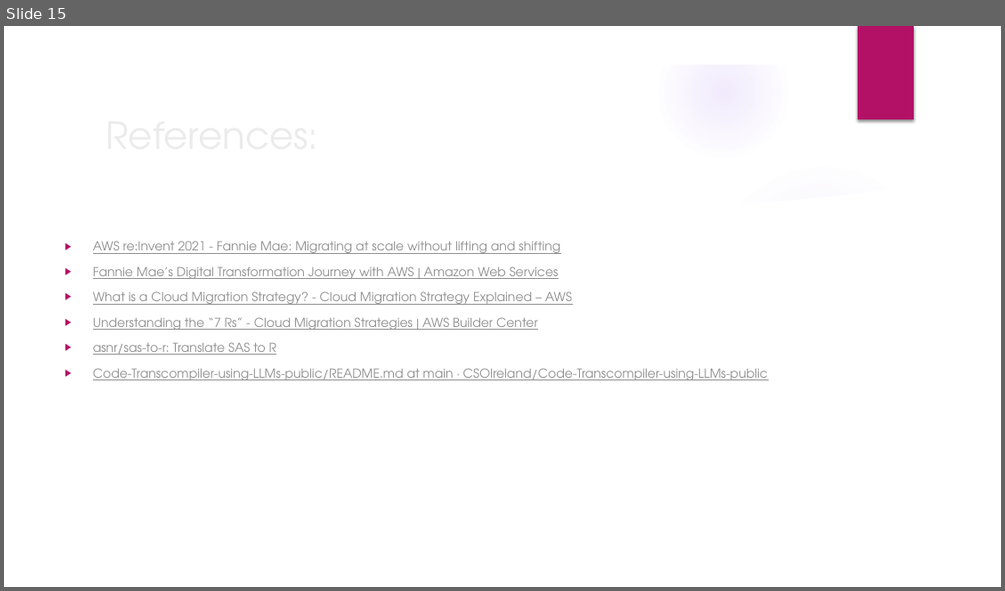
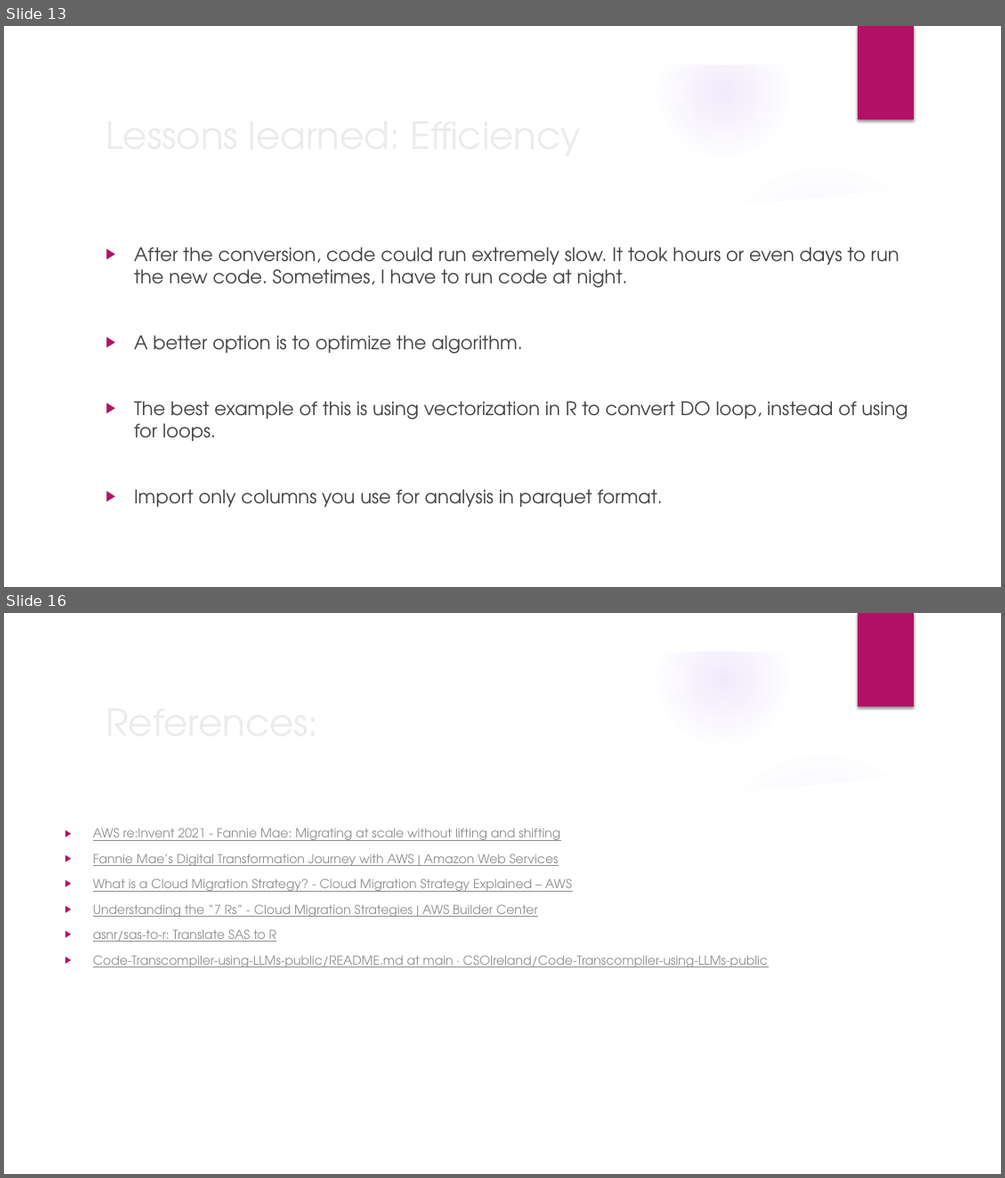
Before and after one commit to wx2123/WSDS-2026-OH, a slide deck: From On-Premises to Cloud.pptx. Shown one above the other, each under a label of ours: slide 15 before the commit, slides 13 and 16 after it; the slides between them are not shown. The pictures are 1005x591 and 1005x1178 pixels, drawn with LibreOffice and Linux fonts; fonts in the diff are those of the drawing; background and template pictures are left out. Boxes give left, top, right and bottom in pixels: in the first picture for what was removed or moved away, otherwise in the second. Text is boxed around its words. In the diff, an @@ line names an element or a change of style, - is before the commit and + after.

```diff
--- a/From On-Premises to Cloud.pptx
+++ b/From On-Premises to Cloud.pptx
@@ slide 13 added at bbox=[4, 26, 1001, 587], background picture (left out); not listed: 9 template elements that a slide beside it also shows @@
@@ title added at bbox=[98, 105, 815, 163], 36 pt, text #EBEBEB @@
+Lessons learned: Efficiency
@@ text added at bbox=[134, 247, 907, 507], 18 pt, text #404040 @@
+▶ After the conversion, code could run extremely slow. It took hours or even days to run the new code. Sometimes, I have to run code at night.
+▶ A better option is to optimize the algorithm.
+▶ The best example of this is using vectorization in R to convert DO loop, instead of using for loops.
+▶ Import only columns you use for analysis in parquet format.
@@ what was slide 15 is now slide 16 @@
```
Also in this commit, not shown: 5 slides changed, 2 other slides added, 2 slides removed, 2 other files.
